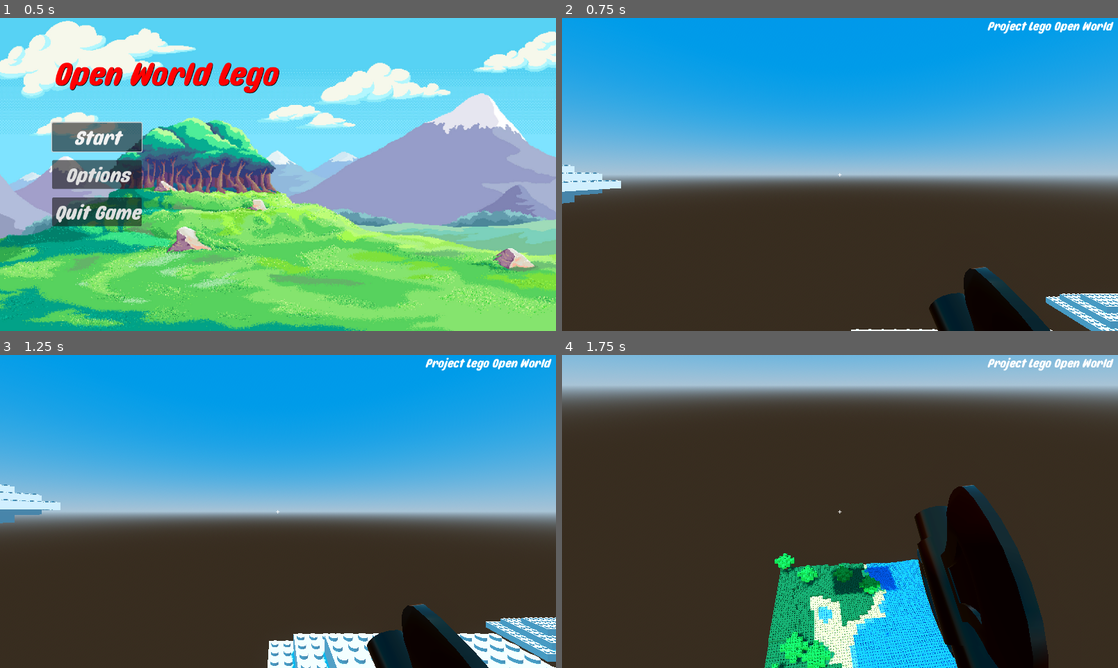
Above: before the commit, frames 1-4 (two rows, left to right).
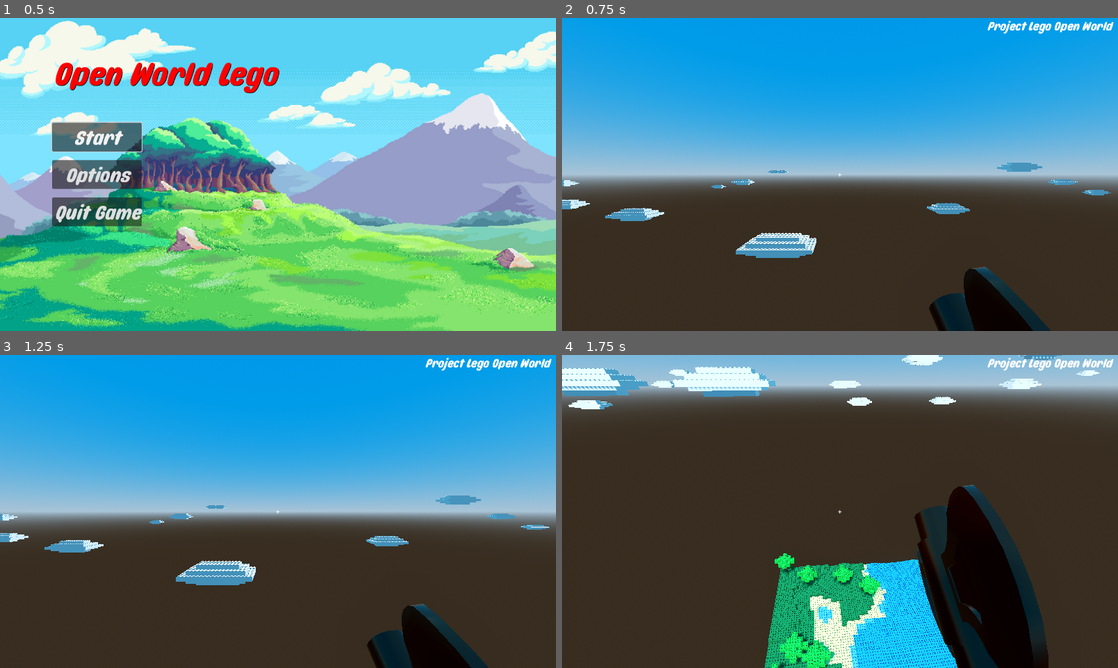
Above: after the commit, the same moments.

Repository: AlbinHorlaville/open-world-lego
Game: Godot game, scene res://menu/FirstMenu/main_menu.tscn
The game is run twice, just before and just after one commit, with the same random seed, the same clock (stepped at 60 frames per second) and the same inputs.
Inputs (mouse positions are in pixels of both pictures, inside the frame that each line leads up to):
- Up to frame 1 (0.5 s): no input
- Up to frame 2 (0.75 s): click "Start" at 0.5 s
- Up to frame 3 (1.25 s): no input
- Up to frame 4 (1.75 s): move the mouse to (867, 511) at 1.27 s; hold Z (move_forward) from 1.28 s (still down); tap Space (jump) at 1.52 s

Frame 1 is identical in both runs. In frame 2, 3.8% of the frame differs, in the area x 0-100%, y 46-100%; in frame 3, 6.7%, in the area x 0-100%, y 41-100%; in frame 4, 4.3%.

Commit message:
Nuages plus etalés dans vision joueur

Diff:
--- a/OpenWorldLego/blocks/cloud.gd
+++ b/OpenWorldLego/blocks/cloud.gd
@@ -2,6 +2,7 @@
 
 var Player
 var vitesse
+var distance
 # Called when the node enters the scene tree for the first time.
 func _ready():
 	pass # Replace with function body.
@@ -11,7 +12,6 @@
 func _process(delta):
 	var posx_player = Player.position.x
 	var posz_player = Player.position.z
-	var distance = (1 + Player.limit_view)*16
 
 	# Verification si nuage sort de la limite range of view en x
 	if position.x > posx_player + distance:
--- a/OpenWorldLego/levels/main.gd
+++ b/OpenWorldLego/levels/main.gd
@@ -73,9 +73,9 @@
 		return
 
 func GenerateCloud():
-	var nb_clouds = randi_range(5,10)
+	var nb_clouds = randi_range(20,50)
 	var Player = $Player
-	var distance = (1 + Player.limit_view)*16
+	var distance = (1 + Player.limit_view)*16*6
 	var posx_player = Player.position.x
 	var posz_player = Player.position.z
 	# Boucle de création d'un nuage, on instancie son x,y,z en fonction du joueur et sa vitesse (en fonction de sa hauteur)
@@ -83,11 +83,13 @@
 		var cloud = Cloud.instantiate()
 		var posx = randi_range(posx_player-distance,posx_player+distance)
 		var posz = randi_range (posz_player-distance,posz_player+distance)
-		var posy = randi_range(1,4)*10+20
+		var hauteur_min = 25
+		var posy = randi_range(1,4)*10+hauteur_min
 		cloud.position = Vector3(posx, posy, posz)
+		cloud.distance = distance
 
 		cloud.Player = Player
-		cloud.vitesse = 1 - float(posy-20)/50
+		cloud.vitesse = 1 - float(posy-hauteur_min)/50
 
 		$Sky.add_child(cloud)
 
